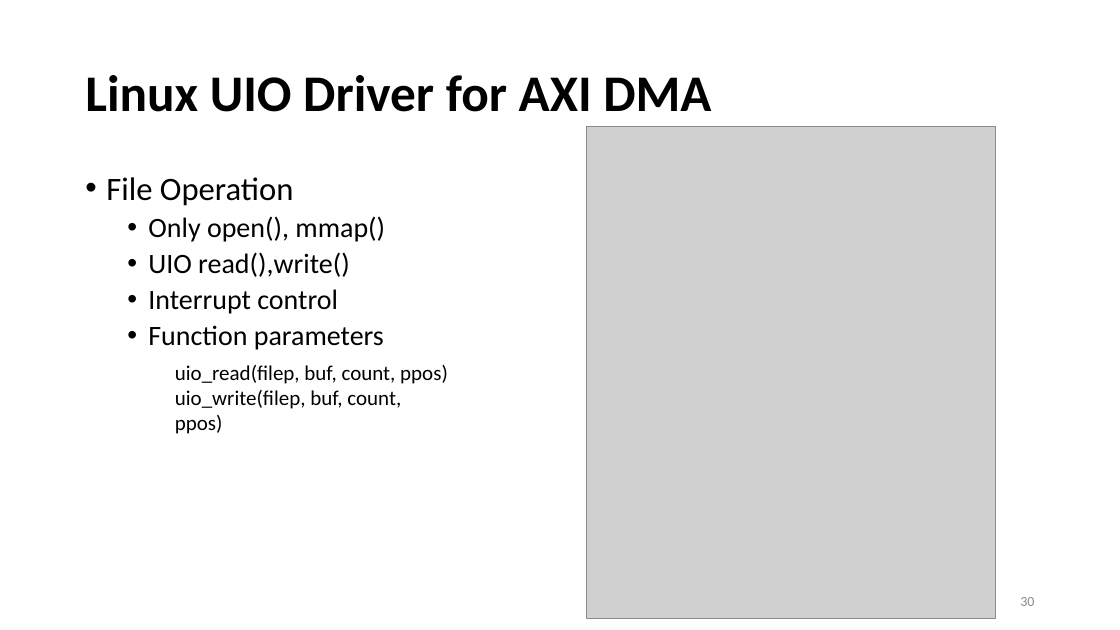
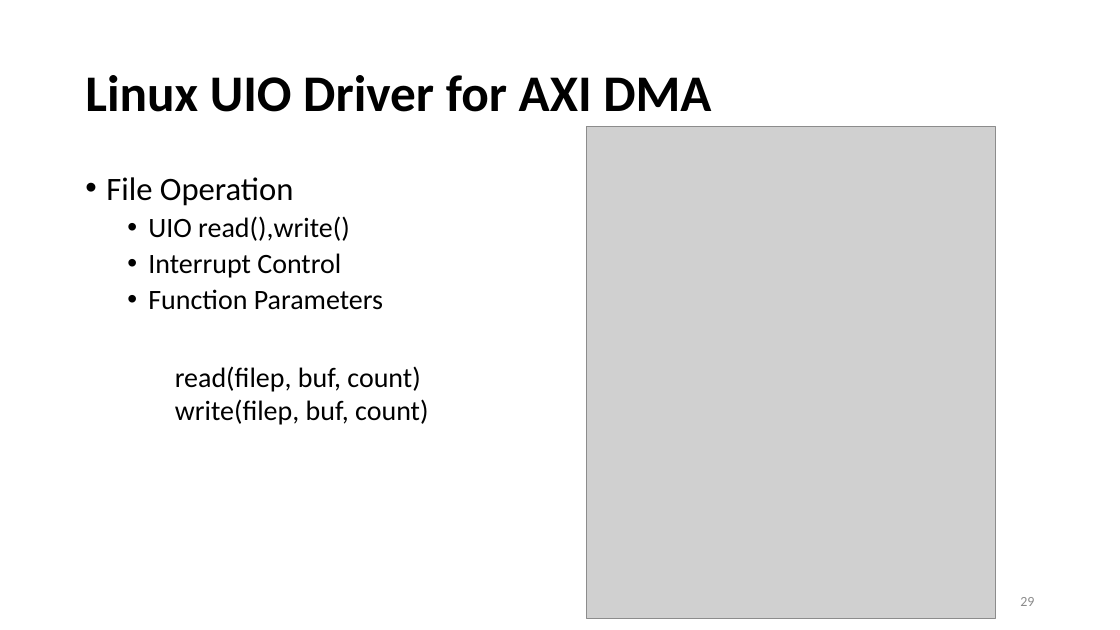
Before and after one commit to yllibliu/presentation, a slide deck: slide 29 of UIO.pptx (slide 30 before the commit). Drawn at 1120x630 pixels with LibreOffice and Linux fonts; fonts in the diff are those of the drawing; grey boxes stand for pictures. Boxes give left, top, right and bottom in pixels: in the first picture for what was removed or moved away, otherwise in the second. Text is boxed around its words. In the diff, an @@ line names an element or a change of style, - is before the commit and + after.

```diff
--- a/UIO.pptx
+++ b/UIO.pptx
@@ text at (148, 216, 385, 242): paragraph removed @@
-  • Only open(), mmap()
@@ text at (148, 253, 383, 310): text changed @@
-  • Interrupt control
-  • Function parameters
+  • Interrupt Control
+  • Function Parameters
@@ text at (175, 366, 428, 425): text changed; size 18 to 24 pt @@
-uio_read(filep, buf, count, ppos)
-uio_write(filep, buf, count, ppos)
+read(filep, buf, count)
+write(filep, buf, count)
@@ page number at (1020, 597, 1034, 606): text changed @@
-30
+29
```
Also in this commit, not shown: 33 other slides changed, 3 slides added, 3 slides removed, 1 other file.
